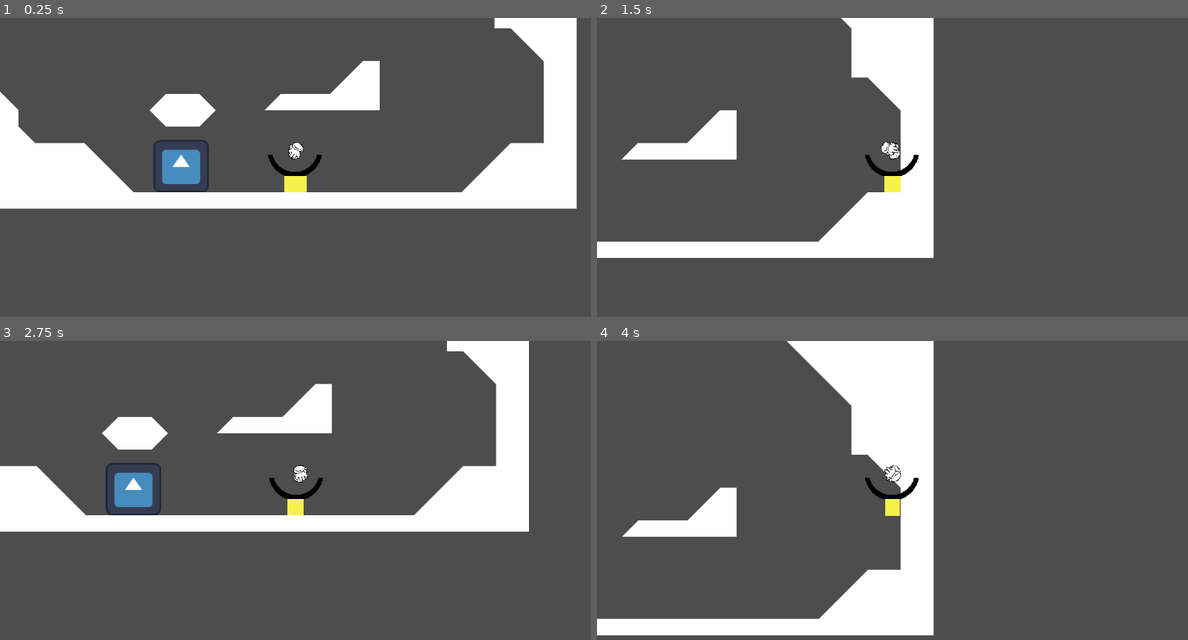
Above: before the commit, frames 1-4 (two rows, left to right).
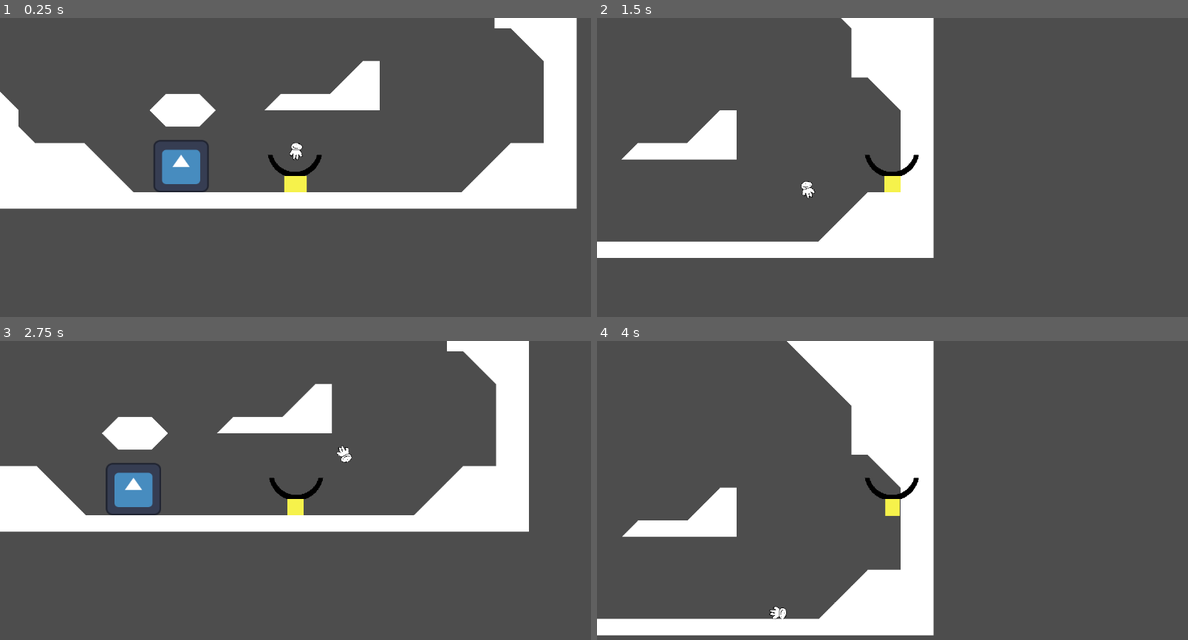
Above: after the commit, the same moments.

Repository: ValorZard/RainyPlatformer
Game: Godot game, scene res://Scenes/testPhysics.tscn
Two runs of this game, one before a commit and one after it. Both use one fixed random seed, a clock stepped at 60 frames per second and the inputs below. This scene is started directly instead of the project's main scene. The engine's default icon, where the game draws it, is replaced by a stand-in: a white triangle on a blue panel in a dark square.
Inputs:
- Up to frame 1 (0.25 s): no input
- Up to frame 2 (1.5 s): hold Right (ui_right) from 0.53 s (still down); tap Space (jump) at 0.77 s
- Up to frame 3 (2.75 s): tap Space (jump) at 1.52 s; release Right (ui_right) at 2.03 s; hold Left (ui_left) from 2.03 s (still down)
- Up to frame 4 (4 s): release Left (ui_left) at 2.78 s; hold Right (ui_right) from 2.78 s (still down); tap Space (jump) at 3.02, 3.77 s

The runs differ from the first frame. In frame 1, less than 0.1% of the frame differs, in the area x 48-52%, y 41-48%; in frame 2, 0.2%, in the area x 34-52%, y 41-61%; in frame 3, 0.2%; in frame 4, 0.2%.

Commit message:
STEEEEVE

Diff:
--- /dev/null
+++ b/Actors/Peoples/Steve.tres
@@ -0,0 +1,8 @@
+[gd_resource type="Resource" script_class="PersonData" load_steps=2 format=3 uid="uid://b86875x15u2s4"]
+
+[ext_resource type="Script" path="res://Actors/person_data.gd" id="1_0xns0"]
+
+[resource]
+script = ExtResource("1_0xns0")
+name = "Steve"
+description = "he is from minecraft"
--- /dev/null
+++ b/Actors/PersonData.tres
@@ -0,0 +1,8 @@
+[gd_resource type="Resource" load_steps=2 format=3 uid="uid://bfikxe3v3msor"]
+
+[ext_resource type="Script" path="res://Actors/person_data.gd" id="1_xliop"]
+
+[resource]
+script = ExtResource("1_xliop")
+name = ""
+description = ""
--- a/Actors/person.gd
+++ b/Actors/person.gd
@@ -6,18 +6,11 @@
 var teleport_position : Vector2
 @export var player : Player
 
-@export var scoop : Scoop
-
-var max_speed = 100
-
-@export var can_report := false
+@export var person_data : PersonData
 
 # Called when the node enters the scene tree for the first time.
 func _ready():
-	self.contact_monitor = true
-	self.max_contacts_reported = 4
-	self.connect("body_entered", _body_entered)
-	self.connect("body_exited", _body_exited)
+	print(person_data.name)
 	pass # Replace with function body.
 
 func set_location(new_position : Vector2, player : Player):
@@ -32,21 +25,6 @@
 		state.angular_velocity = 0.0
 		state.transform.origin = teleport_position
 		teleport = false
-	if abs(get_linear_velocity().length()) > max_speed:
-		state.linear_velocity = player.velocity
-		state.angular_velocity = 0.0
-		state.transform.origin = scoop.spawn_point.global_position
-		var new_speed = get_linear_velocity().normalized()
-		new_speed *= max_speed
-		set_linear_velocity(new_speed)
-
-func _body_entered(body):
-	if can_report and !(body is Scoop):
-		print(body.name + " entered by " + self.name + " with speed " + str(self.linear_velocity))
-
-func _body_exited(body):
-	if can_report and !(body is Scoop):
-		print(body.name + " exited by " + self.name + " with speed " + str(self.linear_velocity))
 
 # Called every frame. 'delta' is the elapsed time since the previous frame.
 func _process(delta):
--- /dev/null
+++ b/Actors/person_data.gd
@@ -0,0 +1,10 @@
+extends Resource
+
+class_name PersonData
+
+@export var name : String
+@export var description : String
+
+func _init(p_name : String = "", p_description : String = ""):
+	name = p_name
+	description = p_description
--- a/Scenes/testPhysics.tscn
+++ b/Scenes/testPhysics.tscn
@@ -1,5 +1,6 @@
-[gd_scene load_steps=12 format=3 uid="uid://ct4wjes67om1"]
+[gd_scene load_steps=13 format=3 uid="uid://ct4wjes67om1"]
 
+[ext_resource type="Resource" uid="uid://b86875x15u2s4" path="res://Actors/Peoples/Steve.tres" id="2_ky2sg"]
 [ext_resource type="PackedScene" uid="uid://cfpv8m0lwxvea" path="res://Actors/person.tscn" id="2_tqh3s"]
 [ext_resource type="PackedScene" uid="uid://cy40ffinx3qio" path="res://Player/Player.tscn" id="4_2o081"]
 [ext_resource type="PackedScene" uid="uid://b51nwhwjwsr2i" path="res://Player/test_scoop.tscn" id="4_6gant"]
@@ -58,11 +59,10 @@
 
 [node name="TestScene" type="Node2D"]
 
-[node name="Person3" parent="." node_paths=PackedStringArray("player", "scoop") instance=ExtResource("2_tqh3s")]
+[node name="Person3" parent="." node_paths=PackedStringArray("player") instance=ExtResource("2_tqh3s")]
 position = Vector2(637, 500)
 player = NodePath("../Player")
-scoop = NodePath("../Player/TestScoop")
-can_report = true
+person_data = ExtResource("2_ky2sg")
 
 [node name="Player" parent="." instance=ExtResource("4_2o081")]
 position = Vector2(636, 548)
@@ -85,13 +85,6 @@
 position = Vector2(0, 12)
 shape = SubResource("CircleShape2D_3l8kd")
 disabled = true
-
-[node name="PinJoint2D" type="PinJoint2D" parent="Player"]
-position = Vector2(0, -16)
-node_a = NodePath("../RigidBody2D")
-node_b = NodePath("../../Person3")
-bias = 0.9
-disable_collision = false
 
 [node name="TileMap" type="TileMap" parent="."]
 scale = Vector2(0.125, 0.125)
@@ -118,23 +111,3 @@
 offset_top = 510.0
 offset_right = 463.0
 offset_bottom = 550.0
-
-[node name="Person" parent="." node_paths=PackedStringArray("player", "scoop") instance=ExtResource("2_tqh3s")]
-position = Vector2(639, 463)
-player = NodePath("../Player")
-scoop = NodePath("../Player/TestScoop")
-
-[node name="PinJoint2D" type="PinJoint2D" parent="Person"]
-node_a = NodePath("..")
-node_b = NodePath("../../Person3")
-bias = 0.9
-
-[node name="Person2" parent="." node_paths=PackedStringArray("player", "scoop") instance=ExtResource("2_tqh3s")]
-position = Vector2(640, 422)
-player = NodePath("../Player")
-scoop = NodePath("../Player/TestScoop")
-
-[node name="PinJoint2D" type="PinJoint2D" parent="Person2"]
-node_a = NodePath("..")
-node_b = NodePath("../../Person")
-bias = 0.9
